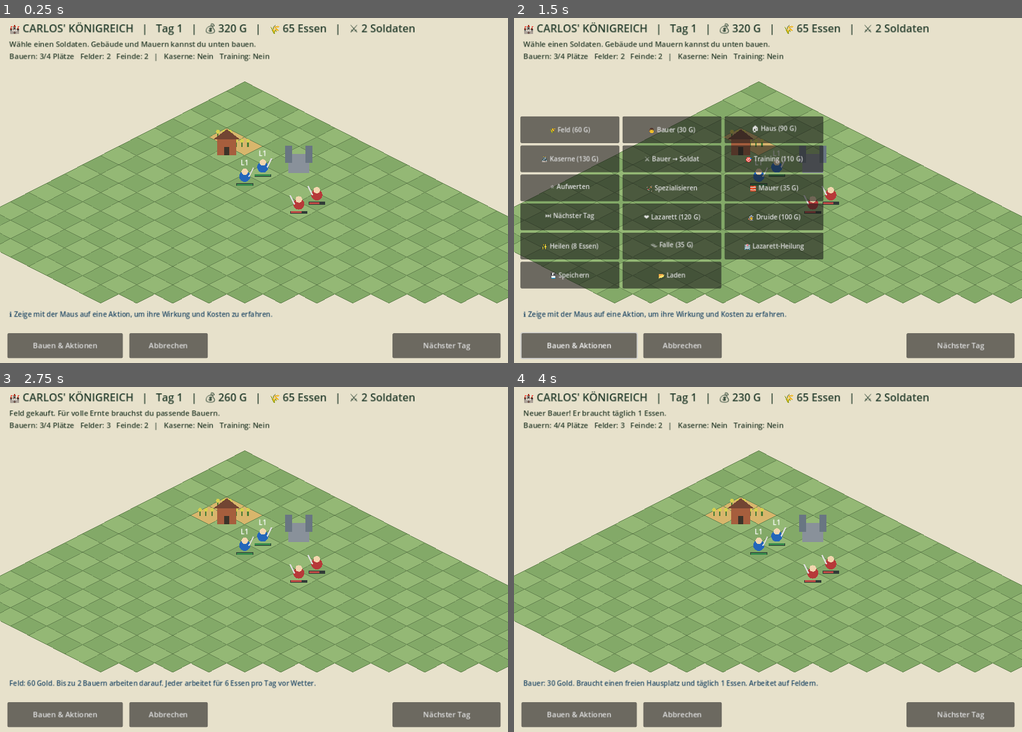
Above: before the commit, frames 1-4 (two rows, left to right).
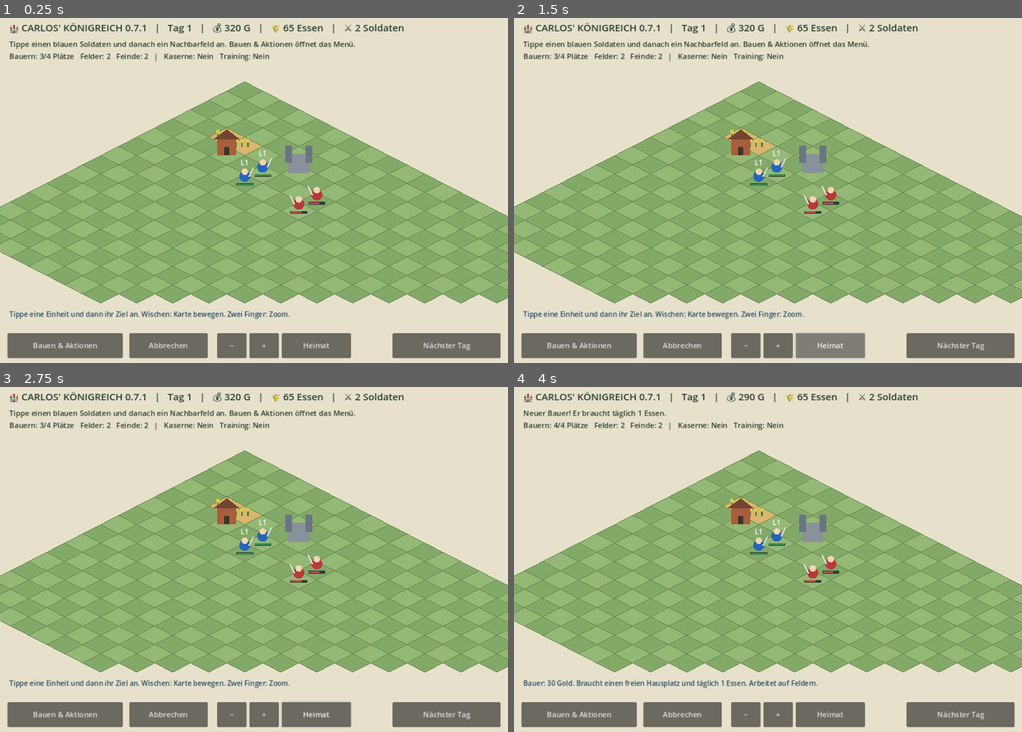
Above: after the commit, the same moments.

Repository: 5229ypgtsy-cmyk/Carlos-Koenigreich
Game: Godot game, scene res://main.tscn
Two runs of this game, one before a commit and one after it. Both use one fixed random seed, a clock stepped at 60 frames per second and the inputs below.
Inputs (mouse positions are in pixels of both pictures, inside the frame that each line leads up to):
- Up to frame 1 (0.25 s): no input
- Up to frame 2 (1.5 s): click "Bauen & Aktionen" (after the commit: "+") at 0.5 s; click (828, 345) at 1.25 s, where only the run after the commit has a clickable "Heimat"
- Up to frame 3 (2.75 s): click (55, 497) at 2 s, where only the run before the commit has a clickable "🌾 Feld (60 G)"
- Up to frame 4 (4 s): click "Bauen & Aktionen" at 2.75 s; click "👨 Bauer (30 G)" at 3.5 s

The runs differ from the first frame. In frame 1, 4.2% of the frame differs, in the area x 1-82%, y 1-99%; in frame 2, 30%; in frame 3, 4.5%; in frame 4, 3.1%.

Commit message:
v0.7.1: make all iPad controls work with fingers; isolate map gestures and test touch button activation

Diff:
--- a/main.gd
+++ b/main.gd
@@ -34,7 +34,7 @@
 var selected := -1
 var mode := ""
 var turn := 1
-var message := "Wähle einen Soldaten. Gebäude und Mauern kannst du unten bauen."
+var message := "Tippe einen blauen Soldaten und danach ein Nachbarfeld an. Bauen & Aktionen öffnet das Menü."
 var hud: Label
 var info: Label
 var help: Label
@@ -53,8 +53,9 @@
  mouse_filter = Control.MOUSE_FILTER_PASS
  hud = Label.new()
  hud.position = Vector2(20, 12)
- hud.add_theme_font_size_override("font_size", 23)
+ hud.add_theme_font_size_override("font_size", 21)
  hud.add_theme_color_override("font_color", Color("253d2d"))
+ hud.mouse_filter = Control.MOUSE_FILTER_IGNORE
  add_child(hud)
  info = Label.new()
  info.position = Vector2(20, 49)
@@ -62,6 +63,7 @@
  info.autowrap_mode = TextServer.AUTOWRAP_WORD_SMART
  info.add_theme_font_size_override("font_size", 16)
  info.add_theme_color_override("font_color", Color("293c2b"))
+ info.mouse_filter = Control.MOUSE_FILTER_IGNORE
  add_child(info)
  action_help = Label.new()
  action_help.position = Vector2(20, 548)
@@ -69,6 +71,7 @@
  action_help.autowrap_mode = TextServer.AUTOWRAP_WORD_SMART
  action_help.add_theme_font_size_override("font_size", 15)
  action_help.add_theme_color_override("font_color", Color("234b67"))
+ action_help.mouse_filter = Control.MOUSE_FILTER_IGNORE
  add_child(action_help)
  help = Label.new()
  help.position = Vector2(20, 578)
@@ -76,6 +79,7 @@
  help.autowrap_mode = TextServer.AUTOWRAP_WORD_SMART
  help.add_theme_font_size_override("font_size", 15)
  help.add_theme_color_override("font_color", Color("273d30"))
+ help.mouse_filter = Control.MOUSE_FILTER_IGNORE
  add_child(help)
  controls = GridContainer.new()
  controls.columns = 3
@@ -91,12 +95,12 @@
  _button("🎯 Training (110 G)", _buy_academy, "Trainingsstation: 110 Gold, einmalig. Ermöglicht Levelaufstieg und Spezialisierung.")
  _button("⭐ Aufwerten", _upgrade, "Aufwerten: Soldat auswählen. Kosten: aktuelles Level × 25 Gold. Maximal Level 5.")
  _button("🏹 Spezialisieren", _specialize, "Spezialisieren: 60 Gold. Rekrut wird zufällig Schwertkämpfer oder Bogenschütze.")
- _button("🧱 Mauer (35 G)", _wall_mode, "Mauer: 35 Gold. Danach freies Feld anklicken. Blockiert Feinde und eigene Truppen.")
+ _button("🧱 Mauer (35 G)", _wall_mode, "Mauer: 35 Gold. Danach freies Feld antippen. Blockiert Feinde und eigene Truppen.")
  _button("⏭ Nächster Tag", _next_day, "Nächster Tag: Ernte, Verbrauch, Steuern und Gegnerbewegung ausführen.")
  _button("❤️ Lazarett (120 G)", _hospital, "Einmalig 120 Gold. Verwundeten ausgewählten Soldaten am Heimatort für 12 Nahrung heilen.")
- _button("🧙 Druide (100 G)", _hire_druid, "100 Gold. Beweglicher Heiler. Druiden anklicken, dann freies Nachbarfeld; Heilung per Schaltfläche.")
+ _button("🧙 Druide (100 G)", _hire_druid, "100 Gold. Beweglicher Heiler. Druiden antippen, dann freies Nachbarfeld; Heilung per Schaltfläche.")
  _button("✨ Heilen (8 Essen)", _druid_heal, "Druide heilt einen benachbarten verletzten Soldaten um 1 LP. Einmal je Tag, 8 Nahrung.")
- _button("🪤 Falle (35 G)", _trap_mode, "35 Gold. Danach Feld anklicken. Feinde verlieren beim Betreten 2 Lebenspunkte.")
+ _button("🪤 Falle (35 G)", _trap_mode, "35 Gold. Danach Feld antippen. Feinde verlieren beim Betreten 2 Lebenspunkte.")
  _button("🏥 Lazarett-Heilung", _hospital_heal, "Heilt ausgewählten verletzten Soldaten am Dorf (12 Nahrung, 1 LP).")
  _button("💾 Speichern", _save_game, "Speichert den Spielstand lokal in diesem Browser oder auf diesem Gerät.")
  _button("📂 Laden", _load_game, "Lädt den zuletzt gespeicherten Spielstand.")
@@ -119,12 +123,26 @@
  day_button.custom_minimum_size = Vector2(234, 54)
  day_button.pressed.connect(_next_day)
  add_child(day_button)
+ for entry in [["−", 470, -0.15], ["+", 540, 0.15], ["Heimat", 610, 0.0]]:
+  var tool := Button.new()
+  tool.text = entry[0]
+  tool.position = Vector2(entry[1], 690)
+  tool.custom_minimum_size = Vector2(64 if entry[2] != 0.0 else 150, 54)
+  var amount: float = entry[2]
+  tool.pressed.connect(func() -> void:
+   if amount == 0.0:
+    camera_offset = Vector2.ZERO
+    zoom = 1.0
+   else: zoom = clampf(zoom + amount, 0.55, 1.6)
+   queue_redraw())
+  add_child(tool)
  help.visible = false
  info.position.y = 52
  info.size.y = 90
  action_help.position.y = 638
  action_help.size.y = 46
  _refresh()
+ action_help.text = "Tippe eine Einheit und dann ihr Ziel an. Wischen: Karte bewegen. Zwei Finger: Zoom."
 
 func _button(caption: String, action: Callable, explanation: String) -> void:
  var b := Button.new()
@@ -142,10 +160,10 @@
  controls.add_child(b)
 
 func _refresh() -> void:
- hud.text = "🏰 CARLOS' KÖNIGREICH   |   Tag %d   |   💰 %d G   |   🌾 %d Essen   |   ⚔ %d Soldaten" % [turn,gold,food,soldiers.size()]
- info.text = ("BAUMODUS: %s | ESC / Rechtsklick: Abbrechen\n" % ("Falle" if mode=="trap" else "M …(275 unchanged characters)…
+ hud.text = "🏰 CARLOS' KÖNIGREICH 0.7.1   |   Tag %d   |   💰 %d G   |   🌾 %d Essen   |   ⚔ %d Soldaten" % [turn,gold,food,soldiers.size()]
+ info.text = ("BAUMODUS: %s | Abbrechen: Schaltfläche unten\n" % ("Falle" if mode=="trap" else "M …(275 unchanged characters)…
  if action_help.text.is_empty(): action_help.text = "ℹ Zeige mit der Maus auf eine Aktion, um ihre Wirkung und Kosten zu erfahren."
- help.text = "ESC / Rechtsklick: Aktion abbrechen. Erneuter Klick auf Falle/Mauer: abwählen.\n🗺 Pfeiltasten: Karte verschieben. Mausrad: Zoom. 🧙 Druide anklicken, dann bewegen. ✨ heilt benachbarte So …(122 unchanged characters)…
+ help.text = "ESC / Rechtsklick: Aktion abbrechen. Erneuter Klick auf Falle/Mauer: abwählen.\n🗺 Pfeiltasten: Karte verschieben. Mausrad: Zoom. 🧙 Druide antippen, dann bewegen. ✨ heilt benachbarte So …(122 unchanged characters)…
  queue_redraw()
 
 func _iso(p: Vector2i) -> Vector2:
@@ -237,6 +255,9 @@
  return fields.has(p) or walls.has(p) or p==druid_pos or soldiers.has(p) or enemies.has(p) or p==HOME or p==FORT
 
 func _input(event: InputEvent) -> void:
+ if event is InputEventScreenTouch or event is InputEventScreenDrag:
+  _touch_input(event)
+  return
  if event is InputEventKey and event.pressed and not event.echo:
   if event.keycode == KEY_ESCAPE:
    _cancel_mode()
@@ -263,9 +284,15 @@
  _refresh()
  queue_redraw()
 
-func _gui_input(event: InputEvent) -> void:
+func _over_touch_ui(point: Vector2) -> bool:
+ if point.y < 145 or point.y > 630: return true
+ if controls.visible and controls.get_global_rect().has_point(point): return true
+ return false
+
+func _touch_input(event: InputEvent) -> void:
  if event is InputEventScreenTouch:
   if event.pressed:
+   if _over_touch_ui(event.position): return
    touches[event.index] = event.position
    if touches.size() == 1:
     touch_start = event.position
@@ -273,12 +300,13 @@
    else:
     touch_dragged = true
   else:
+   if not touches.has(event.index): return
    touches.erase(event.index)
-   if touches.is_empty() and not touch_dragged:
+   if touches.is_empty() and not touch_dragged and not _over_touch_ui(event.position):
     _map_click(event.position)
-  accept_event()
   return
  if event is InputEventScreenDrag:
+  if not touches.has(event.index): return
   if touches.size() >= 2:
    var keys: Array = touches.keys()
    var old_distance: float = touches[keys[0]].distance_to(touches[keys[1]])
@@ -291,8 +319,12 @@
    if touch_dragged: camera_offset += event.relative
    touches[event.index] = event.position
   queue_redraw()
-  accept_event()
-  return
+  return
+
+func _gui_input(event: InputEvent) -> void:
+ # Standard buttons receive emulated mouse taps. World actions use raw touch
+ # exclusively, so a swipe cannot also move a soldier or place a trap.
+ if (event is InputEventMouseButton or event is InputEventMouseMotion) and event.device == InputEvent.DEVICE_ID_EMULATION: return
  if event is InputEventMouseMotion and event.button_mask & MOUSE_BUTTON_MASK_MIDDLE:
   camera_offset += event.relative
   queue_redraw()
@@ -322,14 +354,14 @@
  if clicked_soldier != -1 and mode != "":
   mode = ""
   selected = clicked_soldier
-  message = "Soldat %d ausgewählt. Klicke auf ein benachbartes Feld." % (clicked_soldier + 1)
+  message = "Soldat %d ausgewählt. Tippe auf ein benachbartes Feld." % (clicked_soldier + 1)
   _refresh()
   queue_redraw()
   return
  if target == druid_pos and mode != "":
   mode = "druid_move"
   selected = -1
-  message = "Druide ausgewählt. Klicke auf ein benachbartes Feld."
+  message = "Druide ausgewählt. Tippe auf ein benachbartes Feld."
   _refresh()
   queue_redraw()
   return
@@ -365,7 +397,7 @@
  if target==druid_pos:
   selected=-1
   mode="druid_move"
-  message="Druide ausgewählt. Klicke ein benachbartes freies Feld oder nutze ✨ Heilen."
+  message="Druide ausgewählt. Tippe ein benachbartes freies Feld oder nutze ✨ Heilen."
   _refresh()
   return
  var idx := soldiers.find(target)
@@ -418,7 +450,7 @@
    types.remove_at(s)
    soldier_hp.remove_at(s)
    outcome = "Dein Soldat ist gefallen!"
- battle_notice = "Angriff: %d + %d = %d   |   Abwehr: %d + 2 = %d\n%s\nKlicke zum Weiterspielen." % [attack_roll,bonus,attack,defense_roll,defense,outcome]
+ battle_notice = "Angriff: %d + %d = %d   |   Abwehr: %d + 2 = %d\n%s\nTippe zum Weiterspielen." % [attack_roll,bonus,attack,defense_roll,defense,outcome]
  battle_ticks = 1
  message = "⚔ " + outcome
  selected = -1
@@ -528,7 +560,7 @@
  else:
   mode="wall"
   selected=-1
-  message="Klicke auf ein freies Feld für deine Mauer (35 G)."
+  message="Tippe auf ein freies Feld für deine Mauer (35 G)."
  _refresh()
 
 func _enemy_turn() -> void:
@@ -633,7 +665,7 @@
   else:
    gold-=100
    druid_pos=spawn
-   message="Druide angekommen. Anklicken und auf Nachbarfeld bewegen."
+   message="Druide angekommen. Antippen und auf Nachbarfeld bewegen."
  _refresh()
 
 func _druid_heal() -> void:
--- a/project.godot
+++ b/project.godot
@@ -17,4 +17,4 @@
 textures/default_filters/use_nearest_mipmap_filter=false
 
 [input_devices]
-pointing/emulate_mouse_from_touch=false
+pointing/emulate_mouse_from_touch=true
--- a/tests/smoke.gd
+++ b/tests/smoke.gd
@@ -27,5 +27,65 @@
   root.size = viewport
   await process_frame
   assert(game.controls.get_child_count() == 17)
+ # Real touch events, with no mouse button events for map actions.
+ game.camera_offset = Vector2.ZERO
+ game.zoom = 1.0
+ game.battle_ticks = 0
+ game.mode = ""
+ var unit_point: Vector2 = game._iso(game.soldiers[0])
+ finger(game,0,unit_point,true)
+ finger(game,0,unit_point,false)
+ assert(game.selected == 0)
+ game.mode = "trap"
+ finger(game,0,unit_point,true)
+ finger(game,0,unit_point,false)
+ assert(game.mode == "" and game.selected == 0)
+ var old_units = game.soldiers.duplicate()
+ var offset: Vector2 = game.camera_offset
+ finger(game,0,Vector2(800,400),true)
+ var drag := InputEventScreenDrag.new()
+ drag.index = 0
+ drag.position = Vector2(850,430)
+ drag.relative = Vector2(50,30)
+ game._input(drag)
+ finger(game,0,drag.position,false)
+ assert(game.camera_offset == offset + Vector2(50,30))
+ assert(game.soldiers == old_units)
+ var old_zoom: float = game.zoom
+ finger(game,0,Vector2(800,400),true)
+ finger(game,1,Vector2(900,400),true)
+ drag.index = 1
+ drag.position = Vector2(950,400)
+ game._input(drag)
+ finger(game,0,Vector2(800,400),false)
+ finger(game,1,Vector2(950,400),false)
+ assert(game.zoom > old_zoom)
+ game.controls.visible = true
+ await process_frame
+ var before_touches: int = game.touches.size()
+ finger(game,0,game.controls.global_position+Vector2(10,10),true)
+ assert(game.touches.size() == before_touches)
+ assert(ProjectSettings.get_setting("input_devices/pointing/emulate_mouse_from_touch"))
+ game.controls.visible = false
+ game.menu_open = false
+ root.size = Vector2i(1100,760)
+ await process_frame
+ # Feed touch events through the engine, so this tests actual Button activation.
+ for down in [true,false]:
+  var tap := InputEventScreenTouch.new()
+  tap.position = game.menu_button.get_global_rect().get_center()
+  tap.pressed = down
+  Input.parse_input_event(tap)
+  await process_frame
+ assert(game.menu_open and game.controls.visible)
+
+ print("PASS: touch select, cancel build, swipe without action, pinch, UI isolation, button touch setting")
  print("PASS: selection, save/load, druid cooldown, daily autosave, invalid save, iPad viewports")
  quit(0)
+
+func finger(game, index: int, point: Vector2, down: bool) -> void:
+ var event := InputEventScreenTouch.new()
+ event.index = index
+ event.position = point
+ event.pressed = down
+ game._input(event)
Not shown, changed: .github/workflows/web.yml
Not shown, changed: CHANGELOG.md
Not shown, changed: README.md
